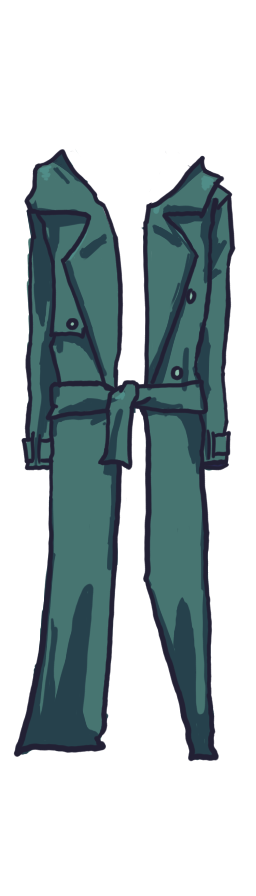
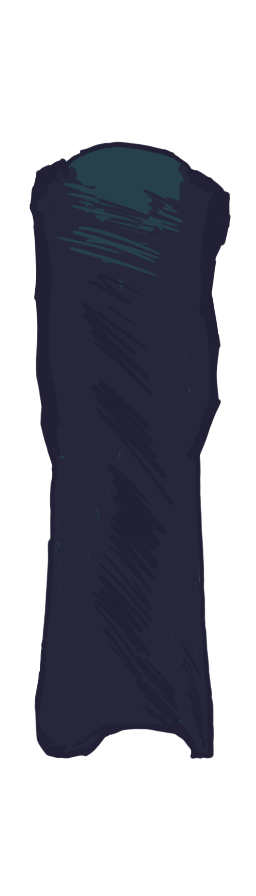
Revision of a layered 256 x 896 image; what changed, layer by layer:
removed group "front" (2 layers) over [13, 141, 236, 762]
removed layer "line" (1st of 2, in "front") from group "front" over [13, 141, 236, 762]
removed layer "fill" (1st of 2, in "front") from group "front" over [13, 141, 236, 762]
added layer "back" above "Fill Layer 1" over [13, 141, 236, 762]